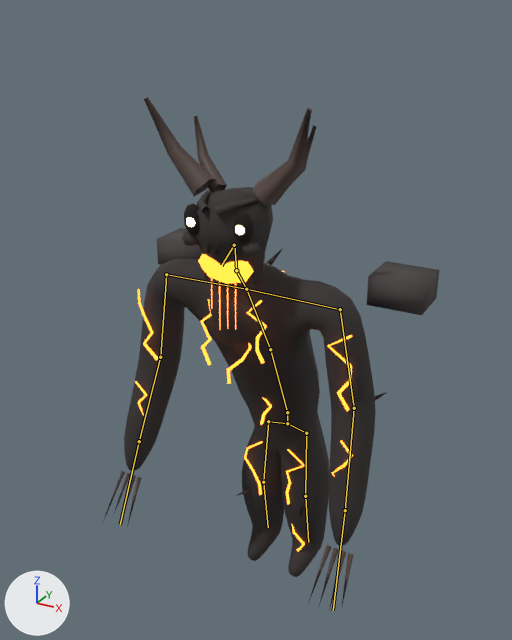
One commit to the glTF model assets/monsters/lavabeast.glb: the scene before it, then after it.
Both versions are drawn from a 50 mm lens placed at (1.25, -2.58, 2.56), pointed at (-0.01, -0.29, 1.41). Arrows for +X, +Y and +Z are at lower left; the lights stay in place. The picture after the commit comes second. The bones that change, and the others that lie on the model, are drawn over the model as lines.

Names of what the first picture shows: 'lavabeast'.
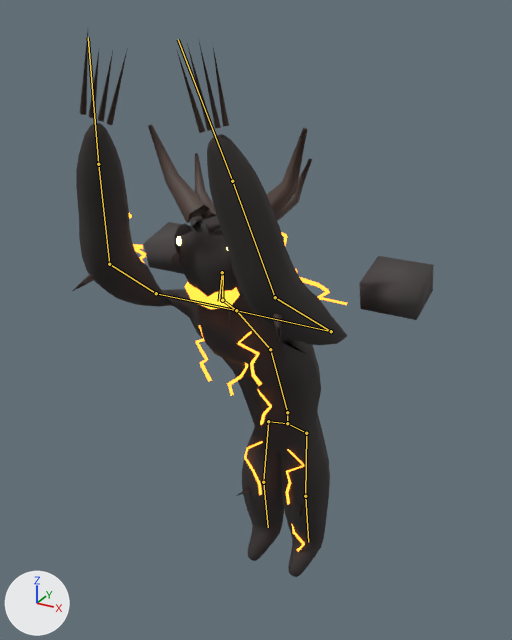
The newer file adds an action. The first version stands in its rest pose; the second is drawn at frame 19 of the action 'Scream'.

Where the change shows, as pixel boxes (x1, y1, x2, y2) in the pictures (512 x 640 px):
'lavabeast', posed (7% wider, 6% taller)
    before: (102, 97, 439, 610)
    after: (73, 32, 434, 577)
bone 'chest', root to tip
    before: (270, 349) to (246, 289)
    after: (270, 349) to (236, 310)
bone 'upperarmL', root to tip
    before: (340, 309) to (354, 408)
    after: (331, 331) to (275, 297)
bone 'forearmL', root to tip
    before: (354, 408) to (345, 510)
    after: (275, 297) to (232, 181)
bone 'upperarmR', root to tip
    before: (166, 274) to (160, 357)
    after: (156, 293) to (109, 264)
bone 'forearmR', root to tip
    before: (160, 357) to (139, 441)
    after: (109, 264) to (98, 164)
bone 'head', root to tip
    before: (236, 270) to (234, 244)
    after: (222, 300) to (223, 272)
bone 'jaw', root to tip
    before: (234, 245) to (221, 265)
    after: (222, 272) to (219, 301)

The edits, one by one:
Bone 'chest' (bone_chest) turns from (0, 0, 0) to (14, 0, 0) degrees about its own x, y and z.
Bone 'upperarmL' (bone_upperarml) turns from (0, 0, 0) to (-143, 0, 0) degrees about its own x, y and z.
Bone 'forearmL' (bone_forearml) turns from (0, 0, 0) to (-14, 0, 0) degrees about its own x, y and z.
Bone 'upperarmR' (bone_upperarmr) turns from (0, 0, 0) to (-143, 0, 0) degrees about its own x, y and z.
Bone 'forearmR' (bone_forearmr) turns from (0, 0, 0) to (-14, 0, 0) degrees about its own x, y and z.
Bone 'head' (bone_head) turns from (0, 0, 0) to (-29, 0, 3) degrees about its own x, y and z.
Bone 'jaw' (bone_jaw) turns from (0, 0, 0) to (54, 0, 0) degrees about its own x, y and z.
